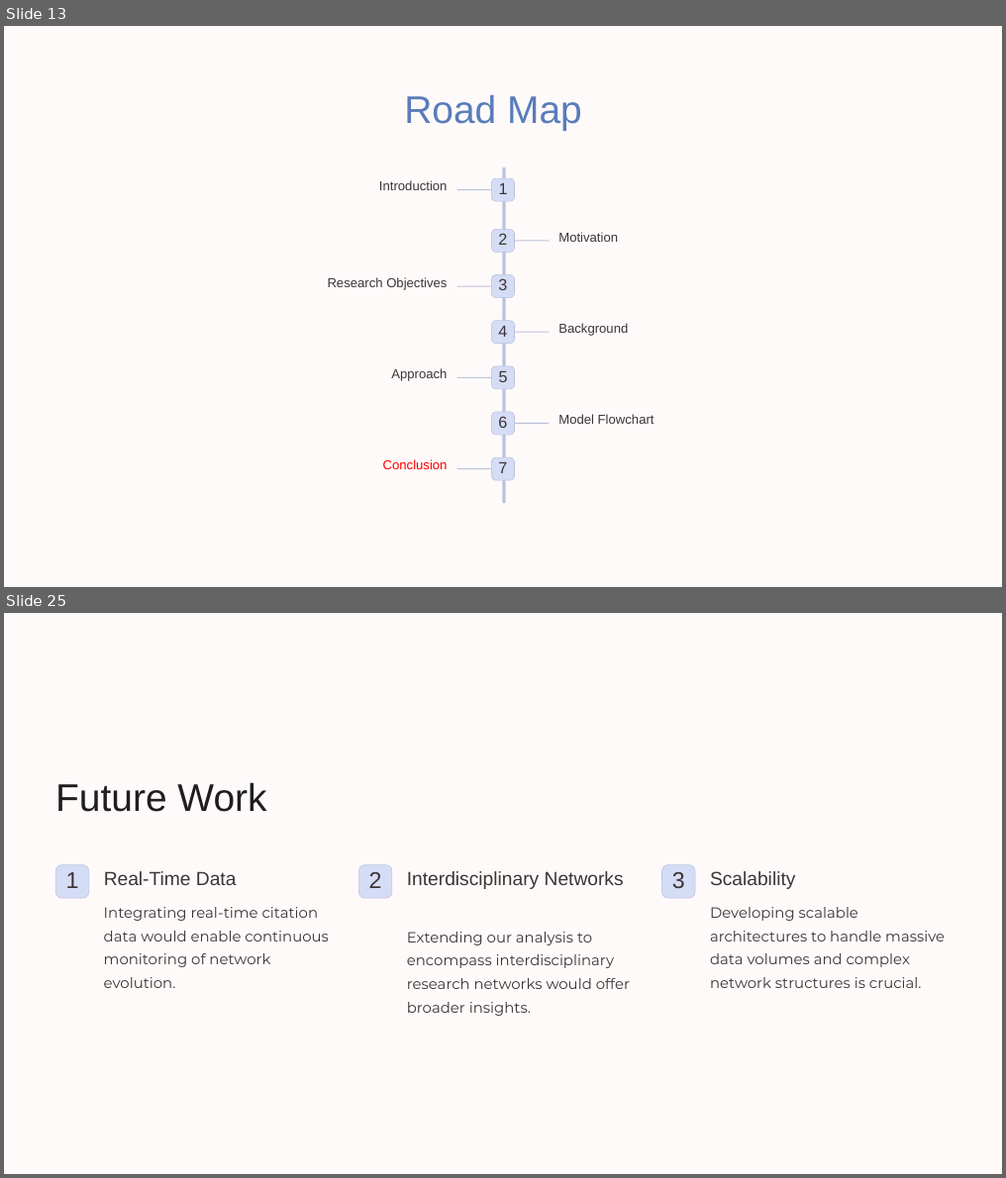
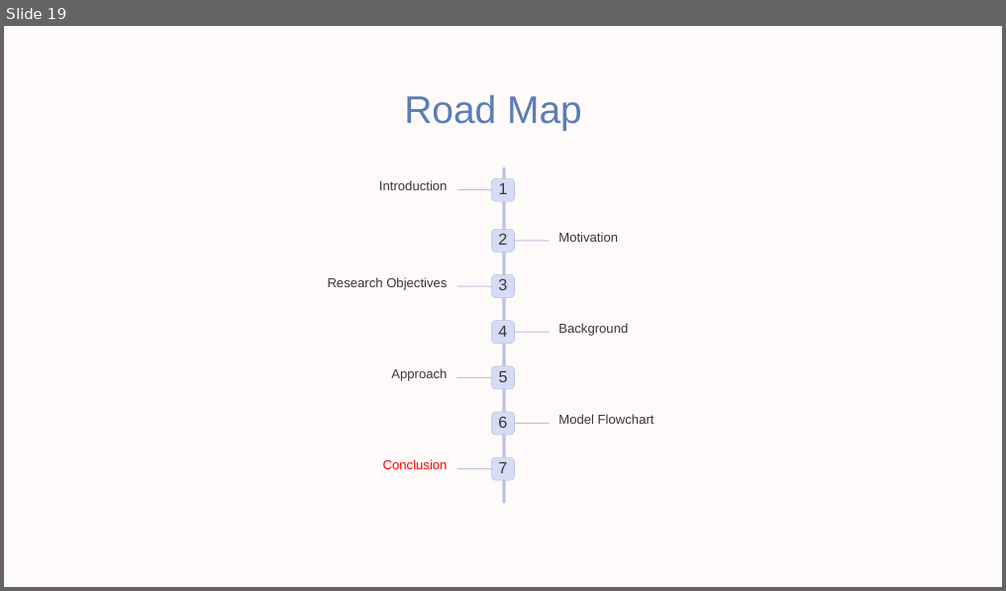
Before and after one commit to AvishayBR/Degree_FinalProject, a slide deck: Project Presentation.pptx. Shown one above the other, each under a label of ours: slides 13 and 25 before the commit, slide 19 after it; the slides between them are not shown. The pictures are 1006x1178 and 1006x591 pixels, drawn with LibreOffice and Linux fonts; fonts in the diff are those of the drawing; background and template pictures are left out. Boxes give left, top, right and bottom in pixels: in the first picture for what was removed or moved away, otherwise in the second. Text is boxed around its words. In the diff, an @@ line names an element or a change of style, - is before the commit and + after.

```diff
--- a/Project Presentation.pptx
+++ b/Project Presentation.pptx
@@ slide 25 removed at <box>4,613,1002,1174</box>, background #000000; not listed: 1 template element that a slide beside it also shows @@
@@ text removed at <box>55,782,266,812</box> @@
-Future Work
@@ rounded rectangle removed at <box>55,865,89,898</box> @@
@@ text removed at <box>66,872,79,888</box> @@
-1
@@ text removed at <box>104,871,237,885</box> @@
-Real-Time Data
@@ rounded rectangle removed at <box>358,865,392,898</box> @@
@@ text removed at <box>369,872,382,888</box> @@
-2
@@ text removed at <box>407,871,624,889</box> @@
-Interdisciplinary Networks
@@ rounded rectangle removed at <box>662,865,695,898</box> @@
@@ text removed at <box>672,872,685,888</box> @@
-3
@@ text removed at <box>710,871,795,889</box> @@
-Scalability
@@ text removed at <box>104,907,328,988</box> @@
-Integrating real-time citation data would enable continuous monitoring of network evolution.
@@ text removed at <box>710,907,944,988</box> @@
-Developing scalable architectures to handle massive data volumes and complex network structures is crucial.
@@ text removed at <box>407,932,630,1016</box> @@
-Extending our analysis to encompass interdisciplinary research networks would offer broader insights.
@@ what was slide 13 is now slide 19 @@
```
Also in this commit, not shown: 2 slides changed, 4 slides added, 13 other slides removed.
